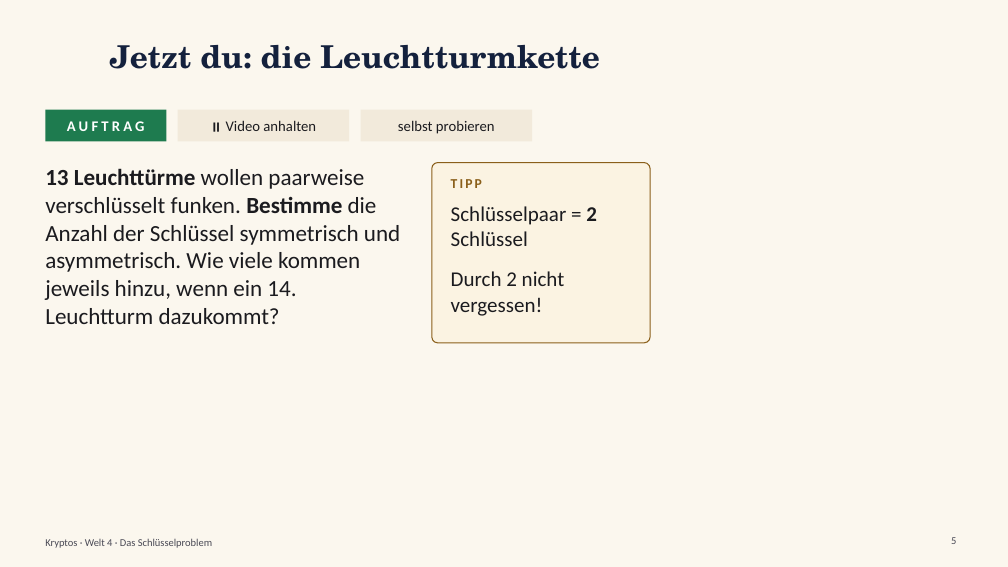
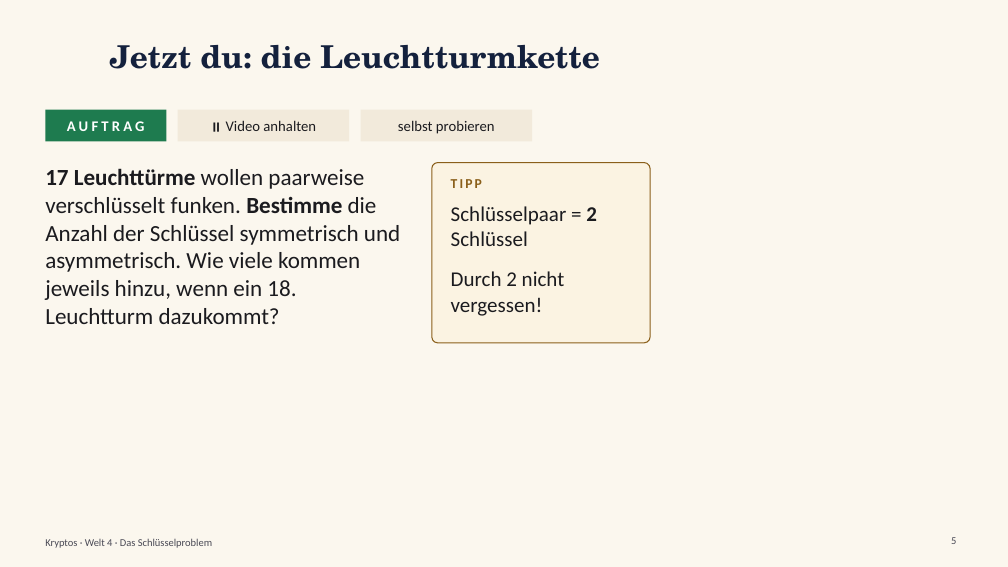
Before and after one commit to frankjuchim/kryptos, a slide deck: slide 5 of materialien/Videos/05_Schluesselproblem_asymmetrisch_hybrid/KR_Video_05_Schluesselproblem_asymmetrisch_hybrid_Folien.pptx. Drawn at 1008x567 pixels with LibreOffice and Linux fonts; fonts in the diff are those of the drawing; background and template pictures are left out. Boxes give left, top, right and bottom in pixels: in the first picture for what was removed or moved away, otherwise in the second. Text is boxed around its words. In the diff, an @@ line names an element or a change of style, - is before the commit and + after.

```diff
--- a/materialien/Videos/05_Schluesselproblem_asymmetrisch_hybrid/KR_Video_05_Schluesselproblem_asymmetrisch_hybrid_Folien.pptx
+++ b/materialien/Videos/05_Schluesselproblem_asymmetrisch_hybrid/KR_Video_05_Schluesselproblem_asymmetrisch_hybrid_Folien.pptx
@@ text at box(45, 168, 400, 324): text changed @@
-13 Leuchttürme wollen paarweise verschlüsselt funken. Bestimme die Anzahl der Schlüssel symmetrisch und asymmetrisch. Wie viele kommen jeweils hinzu, wenn ein 14. Leuchtturm dazukommt?
+17 Leuchttürme wollen paarweise verschlüsselt funken. Bestimme die Anzahl der Schlüssel symmetrisch und asymmetrisch. Wie viele kommen jeweils hinzu, wenn ein 18. Leuchtturm dazukommt?
```
Also in this commit, not shown: 1 other slide changed, 5 other files.
